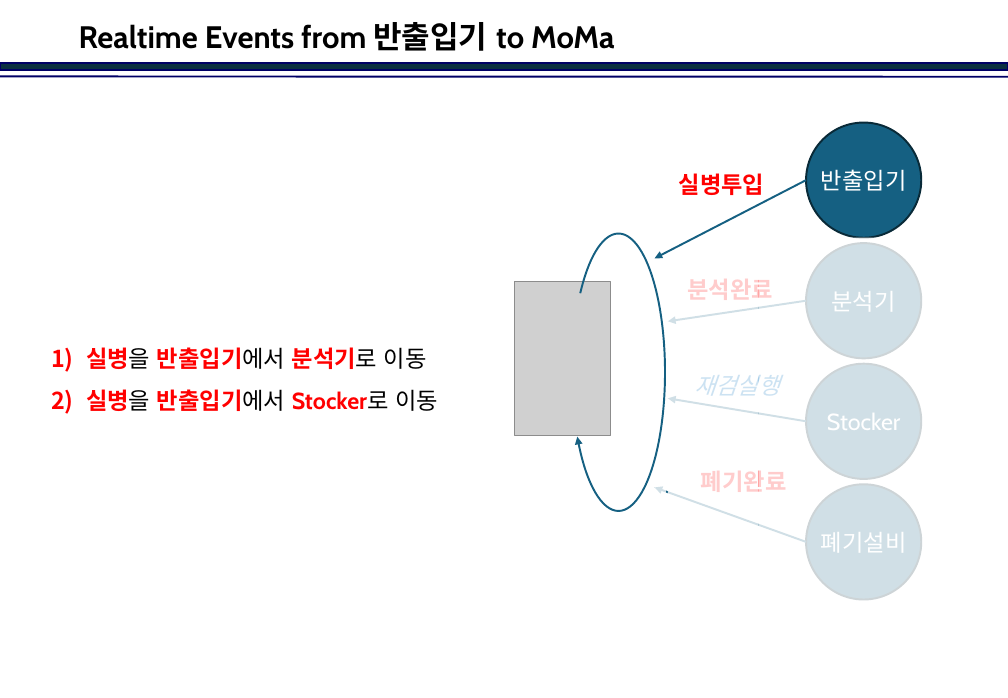
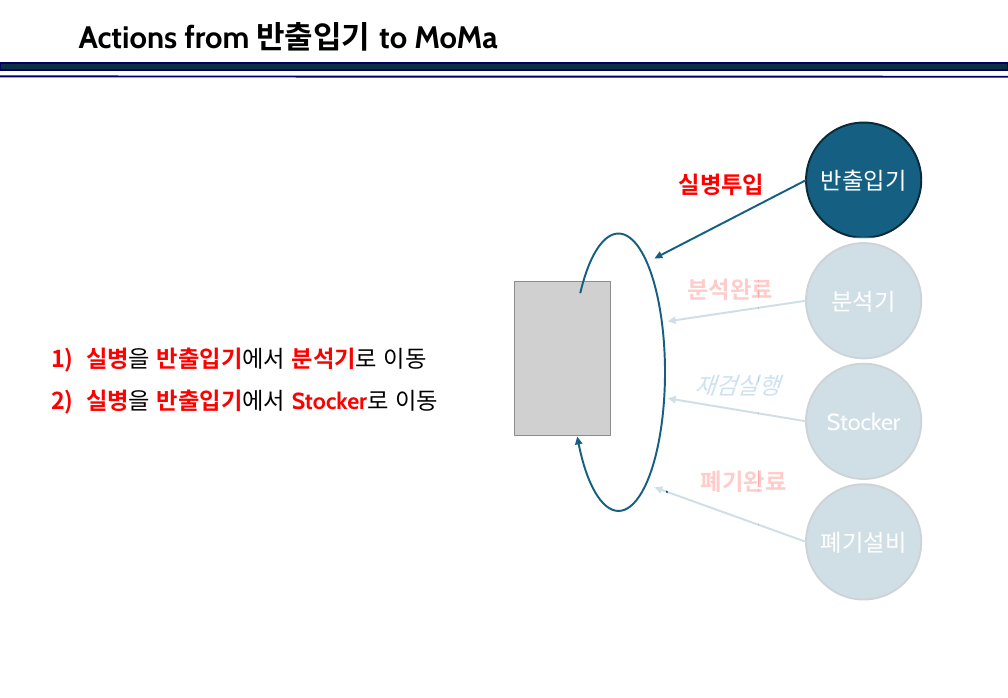
Before and after one commit to jinkabpark/SamickThk_Analysis, a slide deck: slide 15 of 허종원/Travel Scenario.pptx. Drawn at 1008x698 pixels with LibreOffice and Linux fonts; fonts in the diff are those of the drawing; grey boxes stand for pictures; background and template pictures are left out. Boxes give left, top, right and bottom in pixels: in the first picture for what was removed or moved away, otherwise in the second. Text is boxed around its words. In the diff, an @@ line names an element or a change of style, - is before the commit and + after.

```diff
--- a/허종원/Travel Scenario.pptx
+++ b/허종원/Travel Scenario.pptx
@@ title at (x1=79, y1=22, x2=497, y2=51): text changed @@
-Realtime Events from 반출입기 to MoMa
+Actions from 반출입기 to MoMa
```
Also in this commit, not shown: 9 other slides changed.
